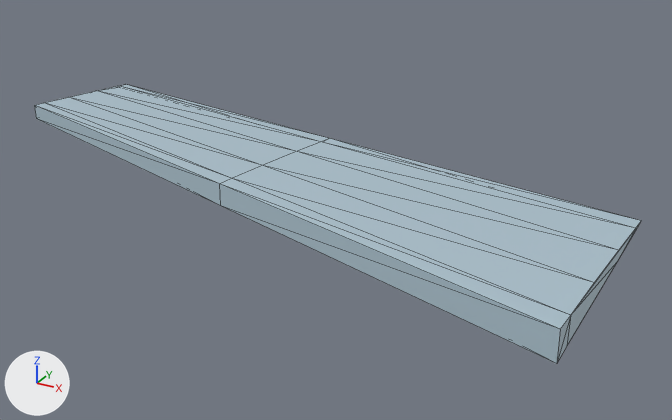
An edit to the glTF model assets/su33d_aileron_right.glb, drawn before and after from the same camera.
Both versions are drawn from a 50 mm lens placed at (0.308, -1.304, 0.82), pointed at (-0.7, 0.527, -0.095). Every picture has the same lights, and +X, +Y and +Z are marked at lower left. The first picture is the older version. Mesh edges are drawn as thin lines. Vertices at exactly the same position are counted once.

Objects in the first picture: '0_AileronRight'.
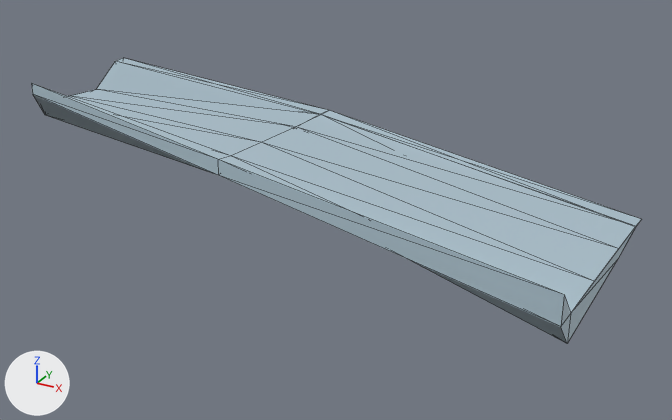
What differs and where, as boxes (x1, y1, x2, y2) in the pictures (672 x 420 px; the box of a moved part takes in the faces that stretch with it):
'0_AileronRight', reshaped: before (34, 84, 641, 364); after (31, 58, 641, 343)
part 1 of me_0_aileronright, moved or reshaped: before (619, 223, 640, 258); after (321, 110, 639, 251)
part 2 of me_0_aileronright, moved or reshaped: before (45, 97, 619, 315); after (68, 96, 619, 313)
part 3 of me_0_aileronright, moved or reshaped (not visible afterwards): before (223, 185, 570, 329)
part 4 of me_0_aileronright, moved or reshaped: before (35, 103, 231, 184); after (37, 85, 230, 159)
part 5 of me_0_aileronright, moved or reshaped: before (219, 184, 556, 328); after (218, 160, 561, 294)
part 6 of me_0_aileronright, moved or reshaped: before (69, 91, 635, 250); after (70, 89, 636, 248)
part 7 of me_0_aileronright, moved or reshaped: before (222, 206, 571, 364); after (221, 176, 571, 343)
part 8 of me_0_aileronright, moved or reshaped: before (320, 138, 641, 228); after (308, 113, 641, 226)
part 9 of me_0_aileronright, moved or reshaped: before (34, 105, 220, 205); after (31, 83, 218, 175)
part 10 of me_0_aileronright, moved or reshaped: before (98, 86, 328, 141); after (97, 61, 316, 114)
part 11 of me_0_aileronright, moved or reshaped: before (120, 84, 320, 136); after (117, 58, 329, 114)

What changed in the scene script:
```text
Change me_0_aileronright:
    used by ob_0_aileronright; location = (0.0, 0.0, 0.0)
    remove me_0_aileronright.from_pydata(...)  # 33 vertices, 62 faces; spans x -1.75..0.0, y 0.0..0.99, z -0.04..0.05
    add me_0_aileronright.from_pydata(...)  # 33 vertices, 62 faces; spans x -1.75..0.0, y 0.0..0.99, z -0.04..0.11
    me_0_aileronright part 1: the 1 vertex in x 0.0, y 0.57, z -0.01 is moved by (0.0, 0.0, 0.01)
    me_0_aileronright part 2: all 3 vertices in x -0.88, y 0.29..0.47, z 0.01..0.02 are moved by (0.0, 0.0, 0.06)
    me_0_aileronright part 3: the 1 vertex in x 0.0, y 0.0, z 0.05 is moved by (0.0, 0.0, 0.06)
    me_0_aileronright part 4: the 1 vertex in x -1.75, y 0.59, z 0.0 is moved by (0.0, 0.0, 0.07)
    me_0_aileronright part 5: the 1 vertex in x -0.88, y 0.29, z -0.03 is moved by (0.0, 0.0, 0.07)
    me_0_aileronright part 6: the 1 vertex in x -0.88, y 0.63, z -0.01 is moved by (0.0, 0.0, 0.07)
    me_0_aileronright part 7: the 1 vertex in x 0.0, y 0.0, z -0.02 is moved by (0.0, 0.0, 0.07)
    me_0_aileronright part 8: 6 of the vertices in x -0.88, y 0.34..0.81, z -0.03..-0.02 are moved by (0.0, 0.0, 0.08)
    me_0_aileronright part 9: 1 of the vertices in x -1.75, y 0.59, z -0.04 are moved by (0.0, 0.0, 0.08)
    me_0_aileronright part 10: 1 of the vertices in x -1.75, y 0.95, z -0.04 are moved by (0.0, 0.0, 0.08)
    me_0_aileronright part 11: the 1 vertex in x -1.75, y 0.99, z -0.04 is moved by (0.0, 0.0, 0.09)
```
